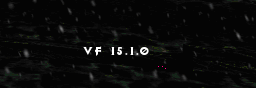
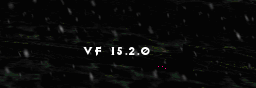
The second (256, 88) image is a revision of the first. Changes to its layers:
renamed "Vf 15.1.0" to "Vf 15.2.0", painted on it over (129, 47, 150, 55)
